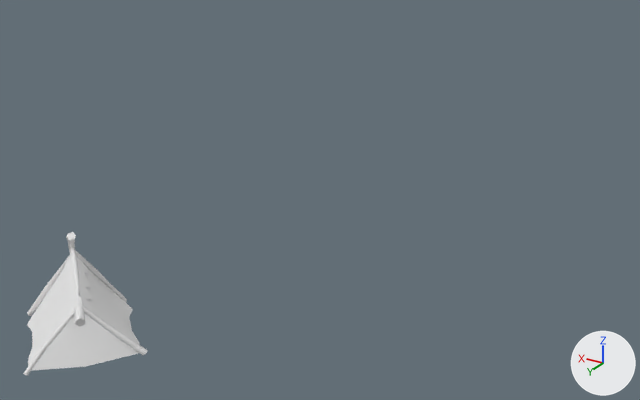
The OBJ model Resources/Scenes/GameWorld/Meshes/camp.obj: old version first, new version second.
Both versions are drawn from a camera (50 mm lens) standing at (34.8, 122.0, 41.7) and looking at (83.6, 40.6, 1.0). The lights are fixed; the arrows at lower right show +X, +Y and +Z. Where no turn or scale is listed for an object, it has been applied to the vertices. Vertices at the same position are counted once.

The first picture shows 'camp'.
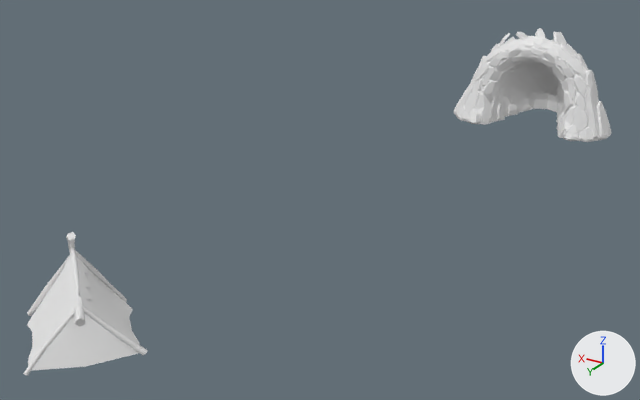
What differs and where, as boxes [x1, y1, x2, y2] in the pictures (640 x 400 px):
'camp', reshaped (367% wider, 141% taller): before [23, 232, 148, 376]; after [23, 28, 611, 376]
part 1 of me_camp, added: after [454, 36, 611, 142]
part 2 of me_camp, added: after [499, 33, 510, 45]
part 3 of me_camp, added: after [535, 28, 545, 37]
part 4 of me_camp, added: after [553, 32, 567, 45]
part 5 of me_camp, added: after [516, 32, 528, 40]

Patch to the scene script:
```diff
--- a/Resources/Scenes/GameWorld/Meshes/camp.obj.py
+++ b/Resources/Scenes/GameWorld/Meshes/camp.obj.py
@@ me_camp @@
 # used by ob_camp; location = (0.0, 0.0, 0.0)
-me_camp.from_pydata(...)  # 287 vertices, 488 faces; spans x 80.37..94.67, y 68.06..81.92, z -0.47..8.05
+me_camp.from_pydata(...)  # 1238 vertices, 2318 faces; spans x 61.17..94.67, y -13.44..81.92, z -0.47..13.9
+# me_camp part 1: a new loose piece of 893 vertices spanning x 61.17..84.87, y -13.44..2.18, z -0.15..13.03
+# me_camp part 2: a new loose piece of 17 vertices spanning x 77.46..79.22, y -4.44..-2.67, z 10.43..12.72
+# me_camp part 3: a new loose piece of 14 vertices spanning x 71.98..73.76, y -4.31..-2.59, z 12.49..13.9
+# me_camp part 4: a new loose piece of 14 vertices spanning x 69.19..71.16, y -4.51..-2.11, z 11.77..13.75
+# me_camp part 5: a new loose piece of 13 vertices spanning x 74.48..76.25, y -3.57..-2.06, z 12.04..13.32
```
